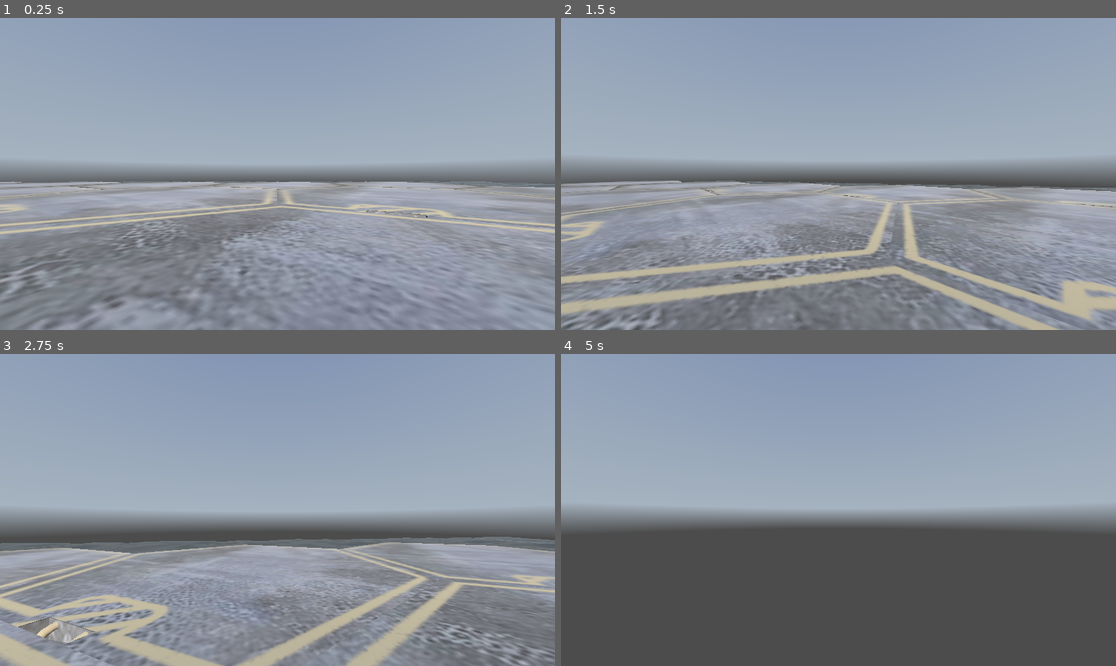
Above: before the commit, frames 1-4 (two rows, left to right).
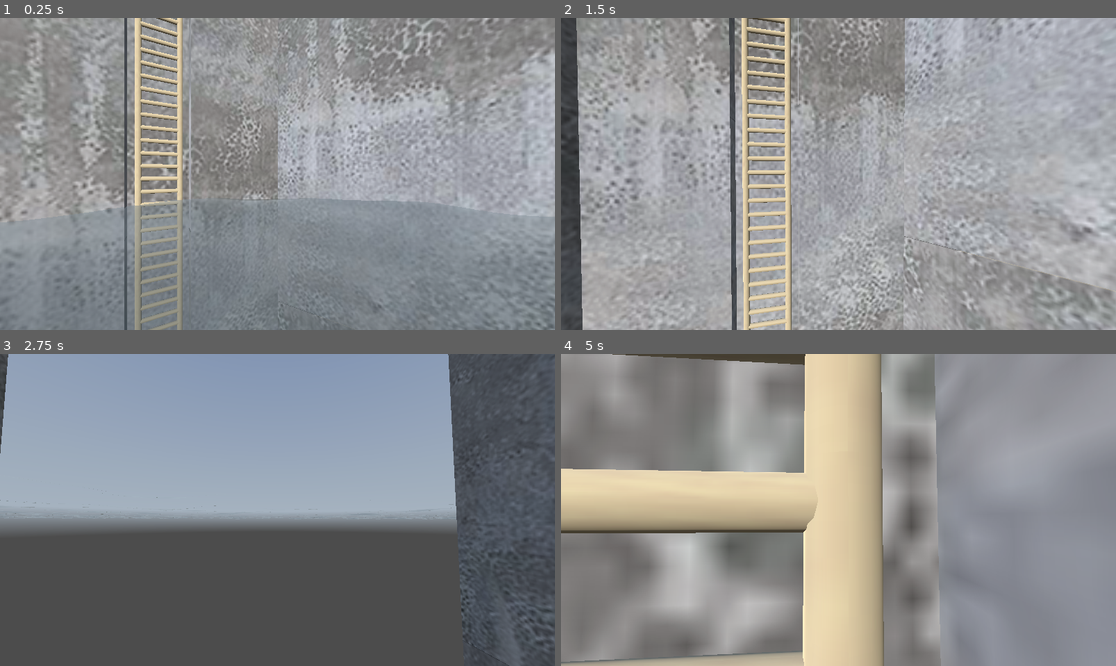
Above: after the commit, the same moments.

Repository: dairycultist/maltigi-run
Game: Godot game, scene res://world.tscn
Two runs of this game, one before a commit and one after it. Both use one fixed random seed, a clock stepped at 60 frames per second and the inputs below. A sky picture missing from this copy of the repository is replaced by a grey-blue gradient.
Inputs (mouse positions are in pixels of both pictures, inside the frame that each line leads up to):
- Up to frame 1 (0.25 s): no input
- Up to frame 2 (1.5 s): tap Enter (ui_accept) at 0.5 s; move the mouse to (866, 174) at 0.52 s; hold Enter (ui_accept) 0.53-1.28 s; hold Up (walk_up) from 0.53 s (still down); tap Space (jump, bound only after the commit) at 0.77, 1.07 s; tap Shift (crouch, bound only after the commit) at 0.8, 1.35 s; move the mouse to (810, 174) at 1.27 s
- Up to frame 3 (2.75 s): keep holding Up (walk_up); tap Space (jump, bound only after the commit) at 1.52, 1.82 s; tap F (toggle_fly, bound only after the commit) at 1.55, 2.1 s; move the mouse to (288, 503) at 2.02 s; hold Space (jump, bound only after the commit) from 2.03 s (still down)
- Up to frame 4 (5 s): keep holding Up (walk_up); move the mouse to (832, 516) at 2.77 s; release Space (jump, bound only after the commit) at 2.78 s; tap Space (jump, bound only after the commit) at 2.85, 3.02, 3.32, 3.77, 4.07, 4.52, 4.82 s; tap Enter (ui_accept) at 3.05 s; move the mouse to (877, 513) at 3.52 s; hold Enter (ui_accept) 3.53-4.28 s; tap Shift (crouch, bound only after the commit) at 3.8, 4.35 s; move the mouse to (794, 506) at 4.27 s; tap F (toggle_fly, bound only after the commit) at 4.55 s

The runs differ from the first frame. In frame 1, 58% of the frame differs, in the area x 0-100%, y 0-100%; in frame 2, 60%; in frame 3, 50%; in frame 4, 94%.

Commit message:
Tiling with height; Debug fly

Diff:
--- a/platform.tscn
+++ b/platform.tscn
@@ -1,9 +1,7 @@
-[gd_scene load_steps=5 format=3 uid="uid://dpfp83onf3uwp"]
+[gd_scene load_steps=4 format=3 uid="uid://dpfp83onf3uwp"]
 
 [ext_resource type="Texture2D" uid="uid://bkkag7ku12263" path="res://platform.png" id="1_s8bxr"]
 [ext_resource type="ArrayMesh" uid="uid://c3xijx240wfo1" path="res://platform.obj" id="2_c1gtx"]
-
-[sub_resource type="WorldBoundaryShape3D" id="WorldBoundaryShape3D_fj7yv"]
 
 [sub_resource type="StandardMaterial3D" id="StandardMaterial3D_dwbse"]
 albedo_texture = ExtResource("1_s8bxr")
@@ -11,7 +9,6 @@
 [node name="Platform" type="StaticBody3D"]
 
 [node name="CollisionShape3D" type="CollisionShape3D" parent="."]
-shape = SubResource("WorldBoundaryShape3D_fj7yv")
 
 [node name="Mesh" type="MeshInstance3D" parent="."]
 transform = Transform3D(0.5, 0, 0.866025, 0, 1, 0, -0.866025, 0, 0.5, 0, 0, 0)
--- a/platform_placer.gd
+++ b/platform_placer.gd
@@ -7,9 +7,16 @@
 
 func _ready() -> void:
 
+	var random := RandomNumberGenerator.new()
+
 	for x in range(-2, 3):
 		for z in range(-2, 3):
 
 			var platform = PLATFORM.instantiate()
 			add_child(platform)
-			platform.position = Vector3((x + z * 0.5) * hex_diameter, 0, z * hex_diameter * DIAMETER_TO_HEIGHT)
+			platform.position = Vector3(
+				(x + z * 0.5) * hex_diameter,
+				random.randf_range(3.0, 20.0),
+				z * hex_diameter * DIAMETER_TO_HEIGHT
+			)
+			platform.rotation = Vector3(0, PI / 3.0 * random.randi_range(0, 6), 0)
--- a/player_controller.gd
+++ b/player_controller.gd
@@ -17,15 +17,21 @@
 @export var drag := 8
 @export var grounded_accel := 50
 @export var airborne_accel := 10
+@export var flying_accel := 200
 @export var jump_speed := 8
 @export var max_fall_speed := 32
 
 var camera_pitch := 0.0
 
+var is_flying := false
+
 func _ready() -> void:
 	Input.set_mouse_mode(Input.MOUSE_MODE_CAPTURED)
 
 func _process(delta: float) -> void:
+
+	if Input.is_action_just_pressed("toggle_fly"):
+		is_flying = not is_flying
 
 	if (position.y < -10):
 		position = Vector3.ZERO
@@ -35,29 +41,45 @@
 	var input_dir := Input.get_vector("walk_left", "walk_right", "walk_up", "walk_down")
 	var direction := (transform.basis * Vector3(input_dir.x, 0, input_dir.y)).normalized()
 
-	if (velocity.y > -max_fall_speed):
-		velocity += get_gravity() * 2.5 * delta
+	if is_flying:
 
-	if Input.is_action_pressed("ui_accept") and is_on_floor():
-		velocity.y = jump_speed
+		if direction:
+			velocity.x += direction.x * flying_accel * delta
+			velocity.z += direction.z * flying_accel * delta
 
-	if direction:
+		if Input.is_action_pressed("jump"):
+			velocity.y += flying_accel * delta
+
+		if Input.is_action_pressed("crouch"):
+			velocity.y -= flying_accel * delta
+
+		velocity = lerp(velocity, Vector3.ZERO, delta * drag)
+
+	else:
+
+		if (velocity.y > -max_fall_speed):
+			velocity += get_gravity() * 2.5 * delta
+
+		if Input.is_action_pressed("jump") and is_on_floor():
+			velocity.y = jump_speed
+
+		if direction:
+
+			if is_on_floor():
+				velocity.x += direction.x * grounded_accel * delta
+				velocity.z += direction.z * grounded_accel * delta
+			else:
+				velocity.x += direction.x * airborne_accel * delta
+				velocity.z += direction.z * airborne_accel * delta
 
 		if is_on_floor():
-			velocity.x += direction.x * grounded_accel * delta
-			velocity.z += direction.z * grounded_accel * delta
+			velocity = lerp(velocity, Vector3.ZERO, delta * drag)
 		else:
-			velocity.x += direction.x * airborne_accel * delta
-			velocity.z += direction.z * airborne_accel * delta
-
-	if is_on_floor():
-		velocity = lerp(velocity, Vector3.ZERO, delta * drag)
-	else:
-		# make planar velocity forward only
-		var forward = -get_global_transform().basis.z
-		var planar = Vector3(forward.x, 0, forward.z) * Vector2(velocity.x, velocity.z).length()
-		velocity.x = planar.x
-		velocity.z = planar.z
+			# make planar velocity forward only
+			var forward = -get_global_transform().basis.z
+			var planar = Vector3(forward.x, 0, forward.z) * Vector2(velocity.x, velocity.z).length()
+			velocity.x = planar.x
+			velocity.z = planar.z
 
 	move_and_slide()
 
--- a/project.godot
+++ b/project.godot
@@ -46,3 +46,18 @@
 , Object(InputEventKey,"resource_local_to_scene":false,"resource_name":"","device":-1,"window_id":0,"alt_pressed":false …(183 unchanged characters)…
 ]
 }
+jump={
+"deadzone": 0.2,
+"events": [Object(InputEventKey,"resource_local_to_scene":false,"resource_name":"","device":-1,"window_id":0,"alt_pressed":false,"shift_pressed":false,"ctrl_pressed":false,"meta_pressed":false,"pressed":false,"keycode":0,"physical_keycode":32,"key_label":0,"unicode":32,"location":0,"echo":false,"script":null)
+]
+}
+crouch={
+"deadzone": 0.2,
+"events": [Object(InputEventKey,"resource_local_to_scene":false,"resource_name":"","device":-1,"window_id":0,"alt_pressed":false,"shift_pressed":false,"ctrl_pressed":false,"meta_pressed":false,"pressed":false,"keycode":0,"physical_keycode":4194325,"key_label":0,"unicode":0,"location":0,"echo":false,"script":null)
+]
+}
+toggle_fly={
+"deadzone": 0.2,
+"events": [Object(InputEventKey,"resource_local_to_scene":false,"resource_name":"","device":-1,"window_id":0,"alt_pressed":false,"shift_pressed":false,"ctrl_pressed":false,"meta_pressed":false,"pressed":false,"keycode":0,"physical_keycode":70,"key_label":0,"unicode":102,"location":0,"echo":false,"script":null)
+]
+}
--- a/world.tscn
+++ b/world.tscn
@@ -8,9 +8,9 @@
 [sub_resource type="CapsuleShape3D" id="CapsuleShape3D_gv5m4"]
 
 [sub_resource type="QuadMesh" id="QuadMesh_f3sb7"]
-size = Vector2(100, 100)
-subdivide_width = 200
-subdivide_depth = 200
+size = Vector2(200, 200)
+subdivide_width = 400
+subdivide_depth = 400
 orientation = 1
 
 [sub_resource type="FastNoiseLite" id="FastNoiseLite_tlwt5"]
